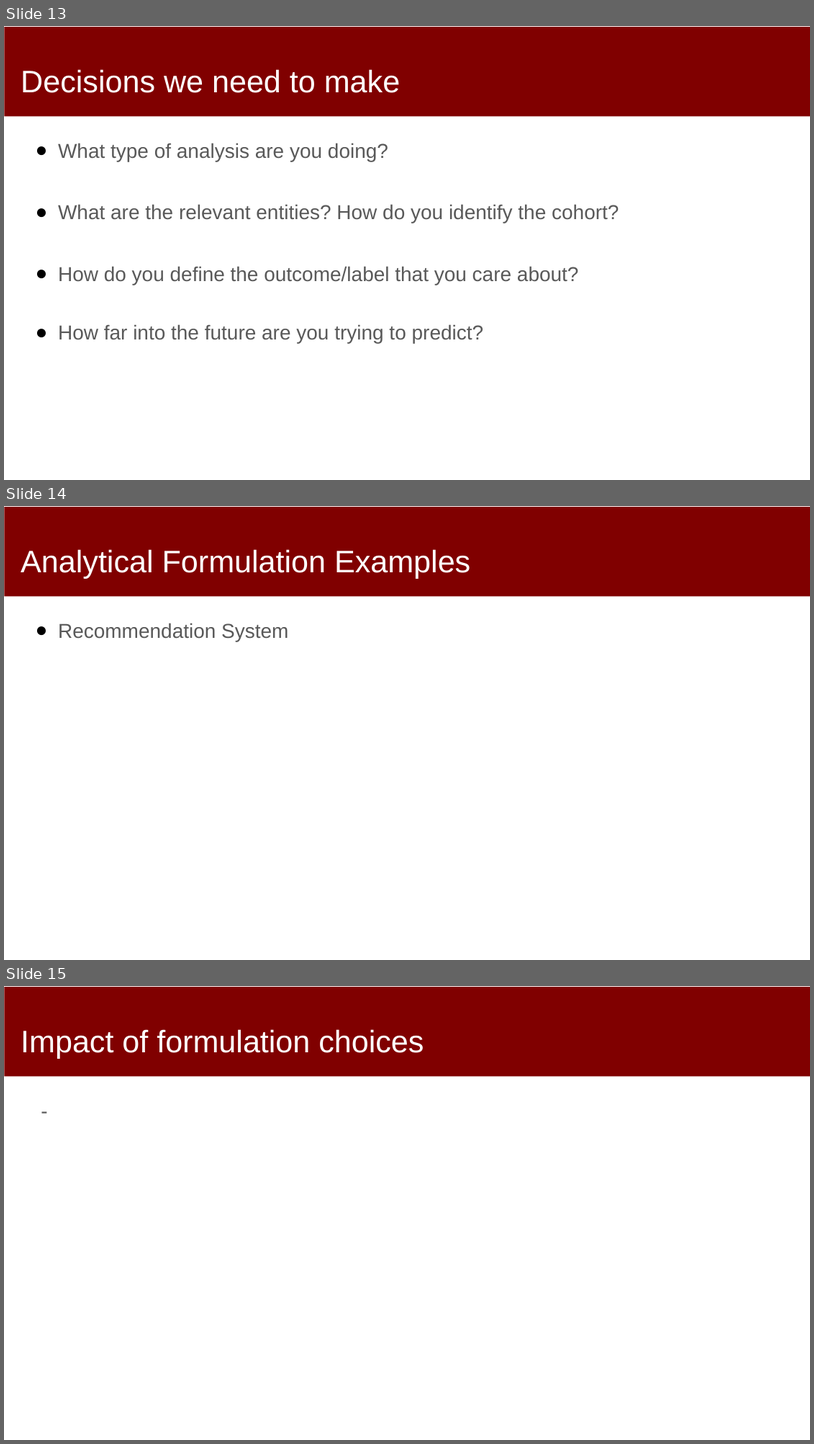
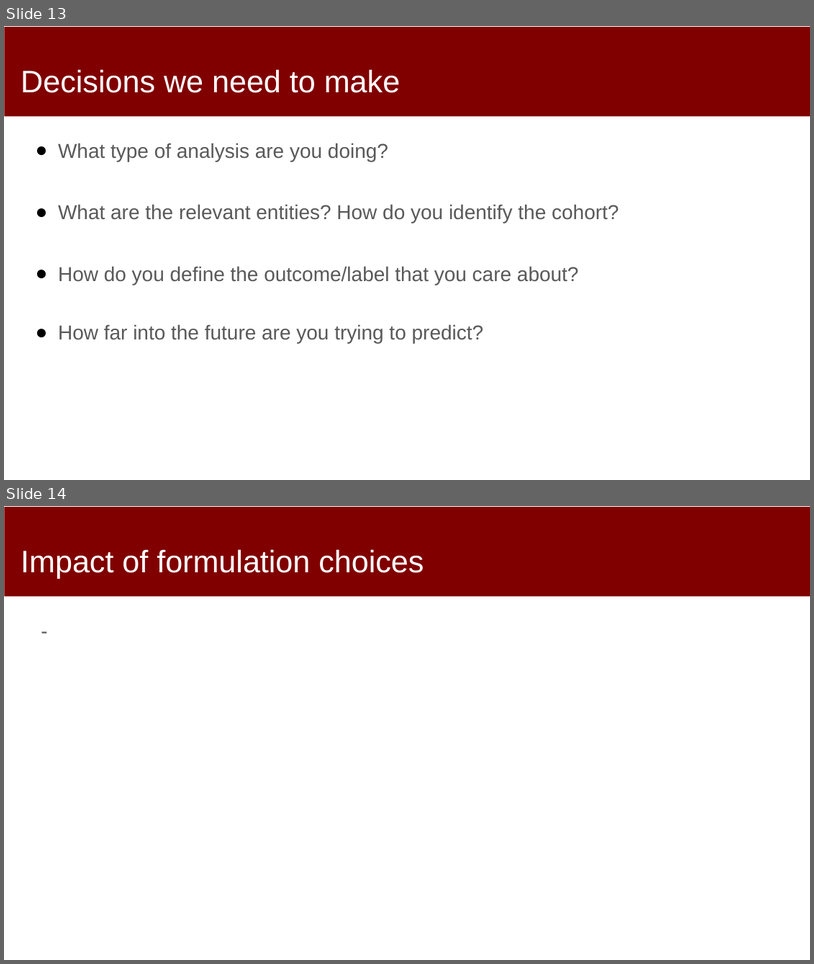
Before and after one commit to dssg/MLinPractice, a slide deck: Lectures/Lecture4-Formulation.pptx. Shown one above the other, each under a label of ours: slides 13, 14 and 15 before the commit, slides 13 and 14 after it. The pictures are 814x1444 and 814x964 pixels, drawn with LibreOffice and Linux fonts; fonts in the diff are those of the drawing. Boxes give left, top, right and bottom in pixels: in the first picture for what was removed or moved away, otherwise in the second. Text is boxed around its words. In the diff, an @@ line names an element or a change of style, - is before the commit and + after.

```diff
--- a/Lectures/Lecture4-Formulation.pptx
+++ b/Lectures/Lecture4-Formulation.pptx
@@ slide 14 removed at box(4, 506, 810, 960), background #FFFFFF; not listed: 1 template element that a slide beside it also shows @@
@@ title removed at box(21, 549, 471, 579) @@
-Analytical Formulation Examples
@@ text removed at box(58, 623, 288, 641) @@
-● Recommendation System
@@ what was slide 15 is now slide 14 @@
```
Also in this commit, not shown: 6 slides changed, 6 slides added, 1 other slide removed.
